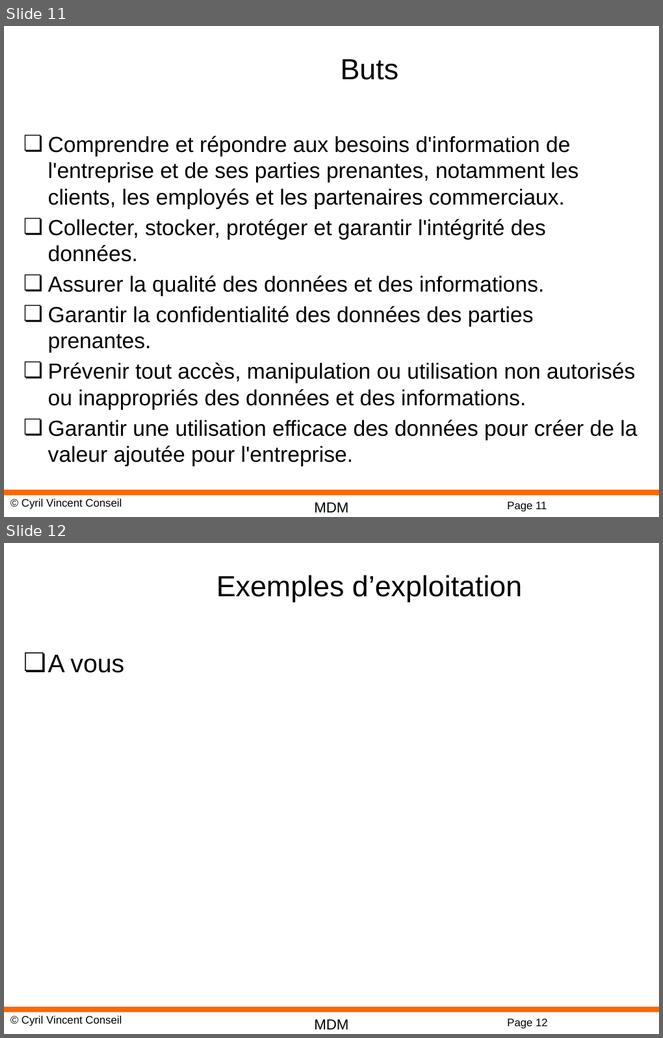
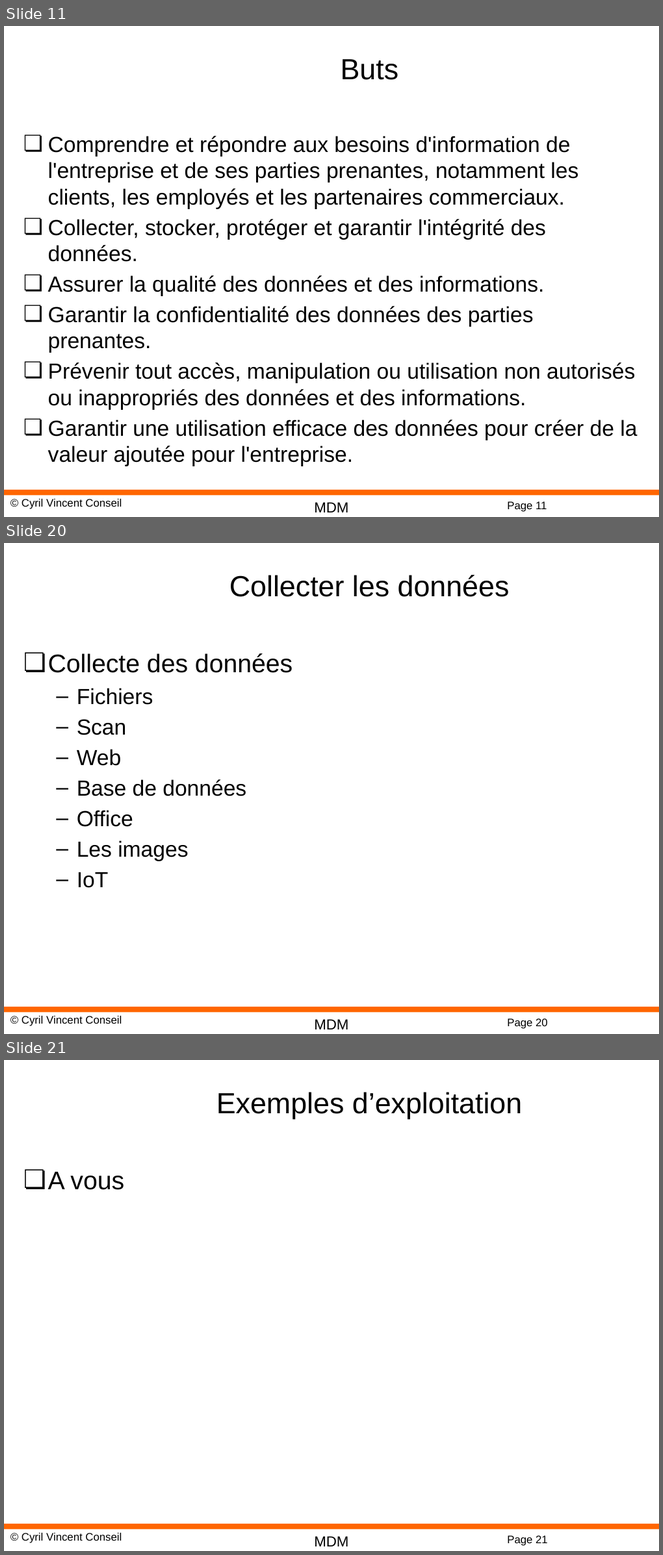
Before and after one commit to cyrilvincent/mdm, a slide deck: DM01-Intro.pptx. Shown one above the other, each under a label of ours: slides 11 and 12 before the commit, slides 11, 20 and 21 after it; the slides between them are not shown. The pictures are 663x1038 and 663x1555 pixels, drawn with LibreOffice and Linux fonts; fonts in the diff are those of the drawing; background and template pictures are left out. Boxes give left, top, right and bottom in pixels: in the first picture for what was removed or moved away, otherwise in the second. Text is boxed around its words. In the diff, an @@ line names an element or a change of style, - is before the commit and + after.

```diff
--- a/DM01-Intro.pptx
+++ b/DM01-Intro.pptx
@@ slide 20 added at (4,543,659,1034), background #FFFFFF; not listed: 4 template elements that a slide beside it also shows @@
@@ title added at (230,575,510,597), 32 pt, text #000000 @@
+Collecter les données
@@ text added at (48,653,293,888), 24 pt, text #000000 @@
+❏ Collecte des données
+  – Fichiers
+  – Scan
+  – Web
+  – Base de données
+  – Office
+  – Les images
+  – IoT
@@ what was slide 12 is now slide 21 @@
@@ page number at (507,1536,548,1546): text changed @@
-Page 12
+Page 21
```
Also in this commit, not shown: 1 slide changed, 8 other slides added, 32 other files.
